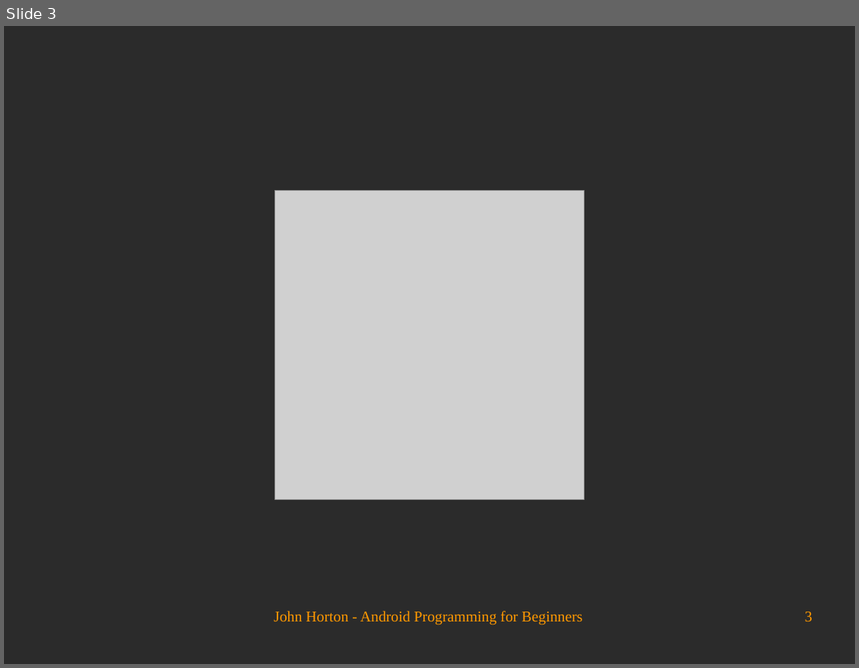
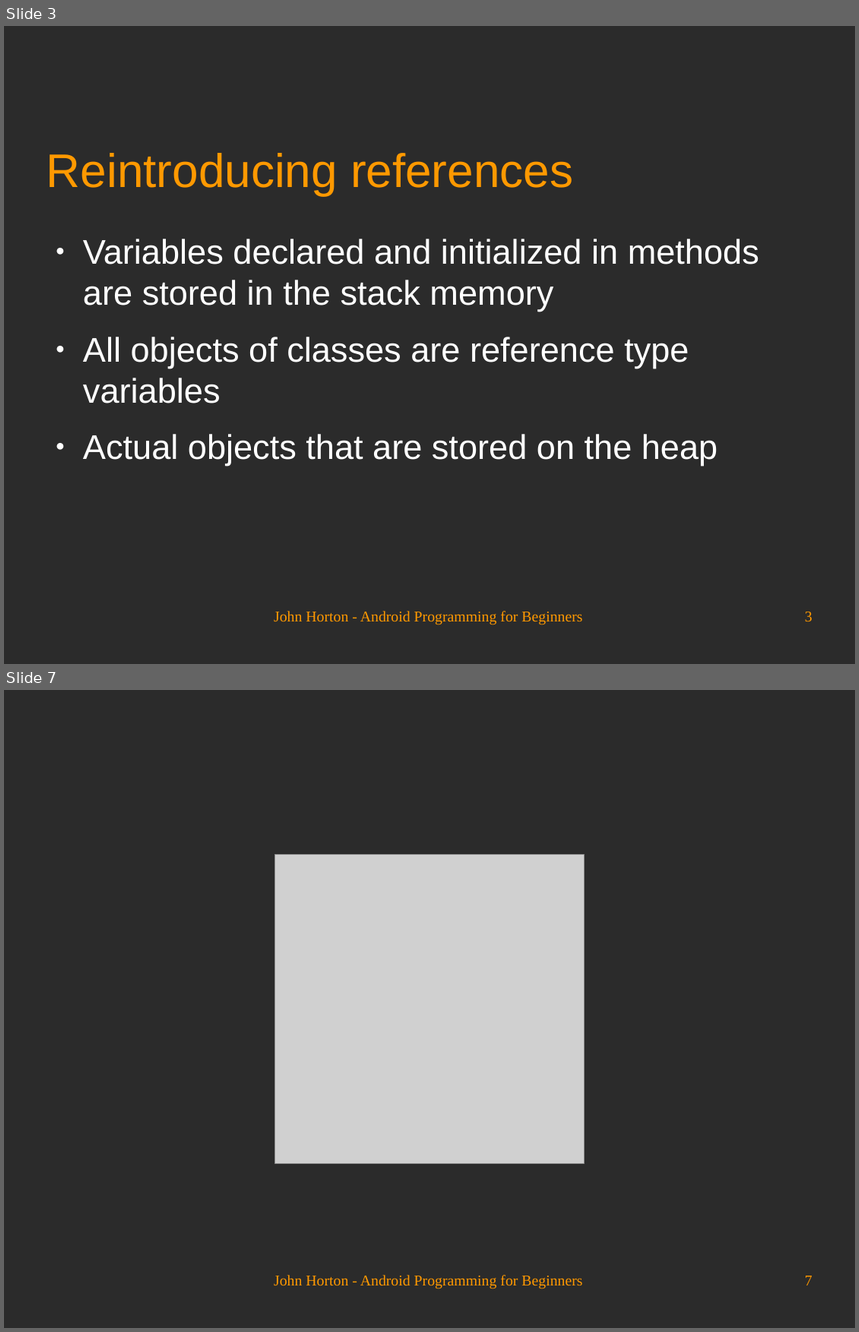
Before and after one commit to Academy-Soft-Intellect/Android-Programming-for-Beginners, a slide deck: 10_Everything_s_a_Class.odp. Shown one above the other, each under a label of ours: slide 3 before the commit, slides 3 and 7 after it; the slides between them are not shown. The pictures are 859x668 and 859x1332 pixels, drawn with LibreOffice and Linux fonts; fonts in the diff are those of the drawing; grey boxes stand for pictures; background and template pictures are left out; a plain dark background stands for a picture behind light text. Boxes give left, top, right and bottom in pixels: in the first picture for what was removed or moved away, otherwise in the second. Text is boxed around its words. In the diff, an @@ line names an element or a change of style, - is before the commit and + after.

```diff
--- a/10_Everything_s_a_Class.odp
+++ b/10_Everything_s_a_Class.odp
@@ slide 3 added at (4, 26, 855, 664), background picture (left out) @@
@@ title added at (47, 153, 573, 195), 44 pt, text #FF9900 @@
+Reintroducing references
@@ text added at (83, 239, 759, 466), 32 pt, text #FFFFFF @@
+● Variables declared and initialized in methods are stored in the stack memory
+● All objects of classes are reference type variables
+● Actual objects that are stored on the heap
@@ text added at (274, 611, 582, 626), 14 pt, text #FF9900 @@
+John Horton - Android Programming for Beginners
@@ page number added at (805, 612, 813, 622), 14 pt, text #FF9900 @@
+3
@@ what was slide 3 is now slide 7 @@
@@ page number at (805, 1276, 813, 1286): text changed @@
-3
+7
```
Also in this commit, not shown: 2 slides changed, 3 other slides added.
